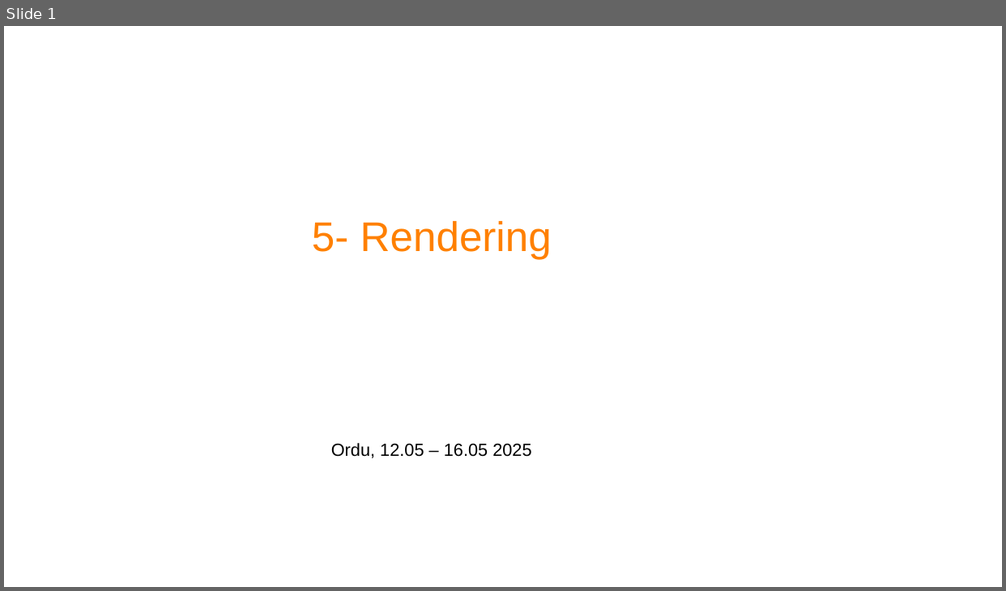
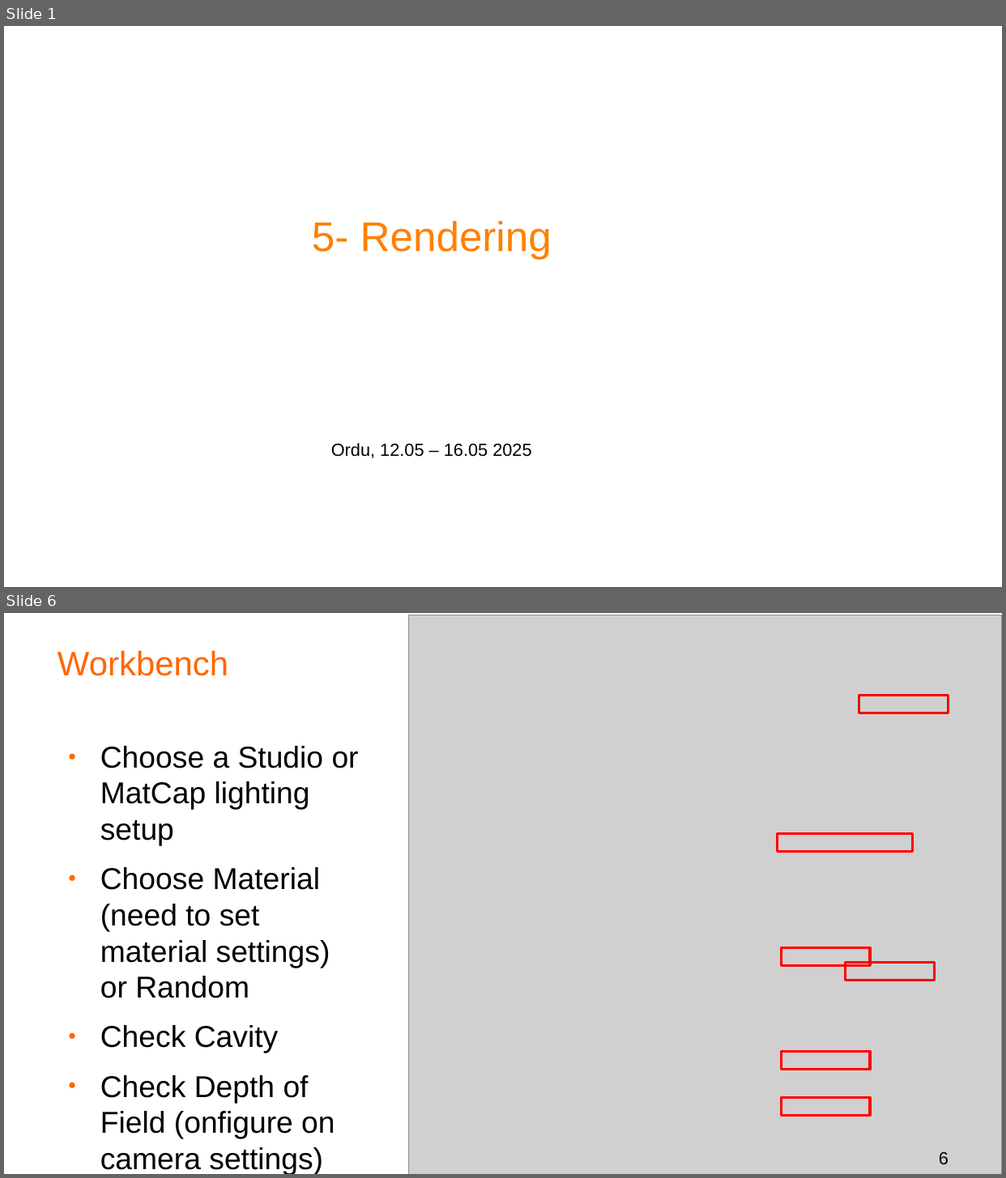
Before and after one commit to projetoalfobre/Ordu-2025-3d-training, a slide deck: presentations/5-rendering.odp. Shown one above the other, each under a label of ours: slide 1 before the commit, slides 1 and 6 after it; the slides between them are not shown. The pictures are 1006x591 and 1006x1178 pixels, drawn with LibreOffice and Linux fonts; fonts in the diff are those of the drawing; grey boxes stand for pictures; background and template pictures are left out. Boxes give left, top, right and bottom in pixels: in the first picture for what was removed or moved away, otherwise in the second. Text is boxed around its words. In the diff, an @@ line names an element or a change of style, - is before the commit and + after.

```diff
--- a/presentations/5-rendering.odp
+++ b/presentations/5-rendering.odp
@@ slide 6 added at box(4, 613, 1002, 1174), background #FFFFFF @@
@@ picture added at box(409, 615, 1002, 1174) @@
@@ title added at box(57, 650, 228, 676), 27 pt, text #FF6600 @@
+Workbench
@@ rectangle added at box(859, 696, 948, 713), outline #FF0000 1.98 pt @@
@@ text added at box(100, 746, 359, 1139), 24 pt, text #000000 @@
+● Choose a Studio or MatCap lighting setup
+● Choose Material (need to set material settings) or Random
+● Check Cavity
+● Check Depth of Field (onfigure on camera settings)
@@ rectangle added at box(778, 834, 913, 852), outline #FF0000 1.98 pt @@
@@ rectangle added at box(781, 948, 870, 966), outline #FF0000 1.98 pt @@
@@ rectangle added at box(846, 963, 934, 981), outline #FF0000 1.98 pt @@
@@ rectangle added at box(781, 1051, 870, 1069), outline #FF0000 1.98 pt @@
@@ rectangle added at box(781, 1097, 870, 1115), outline #FF0000 1.98 pt @@
@@ page number added at box(939, 1152, 948, 1165), 14 pt, text #000000 @@
+6
```
Also in this commit, not shown: 4 other slides added, 1 slide removed, 7 other files.
